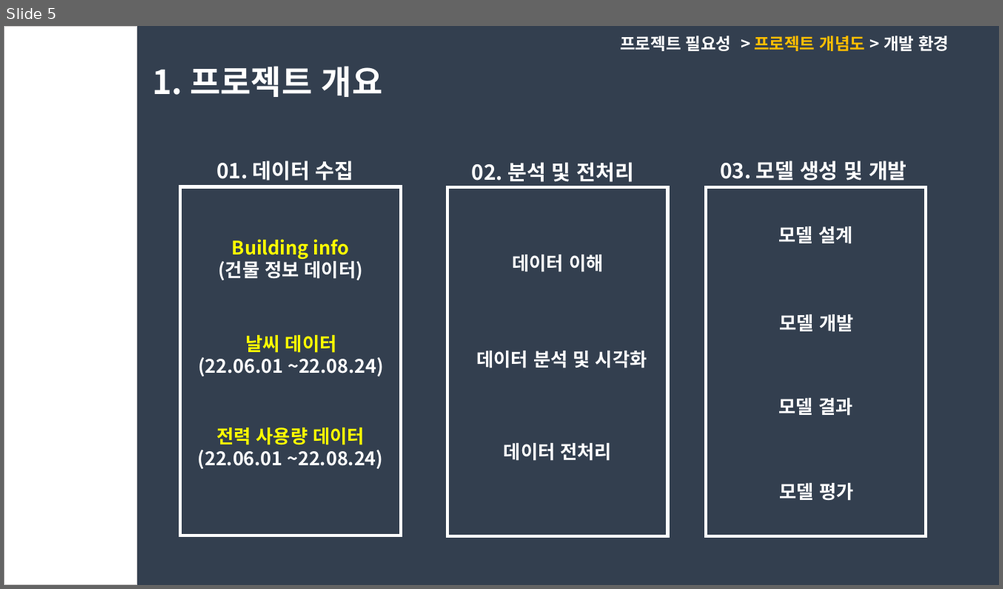
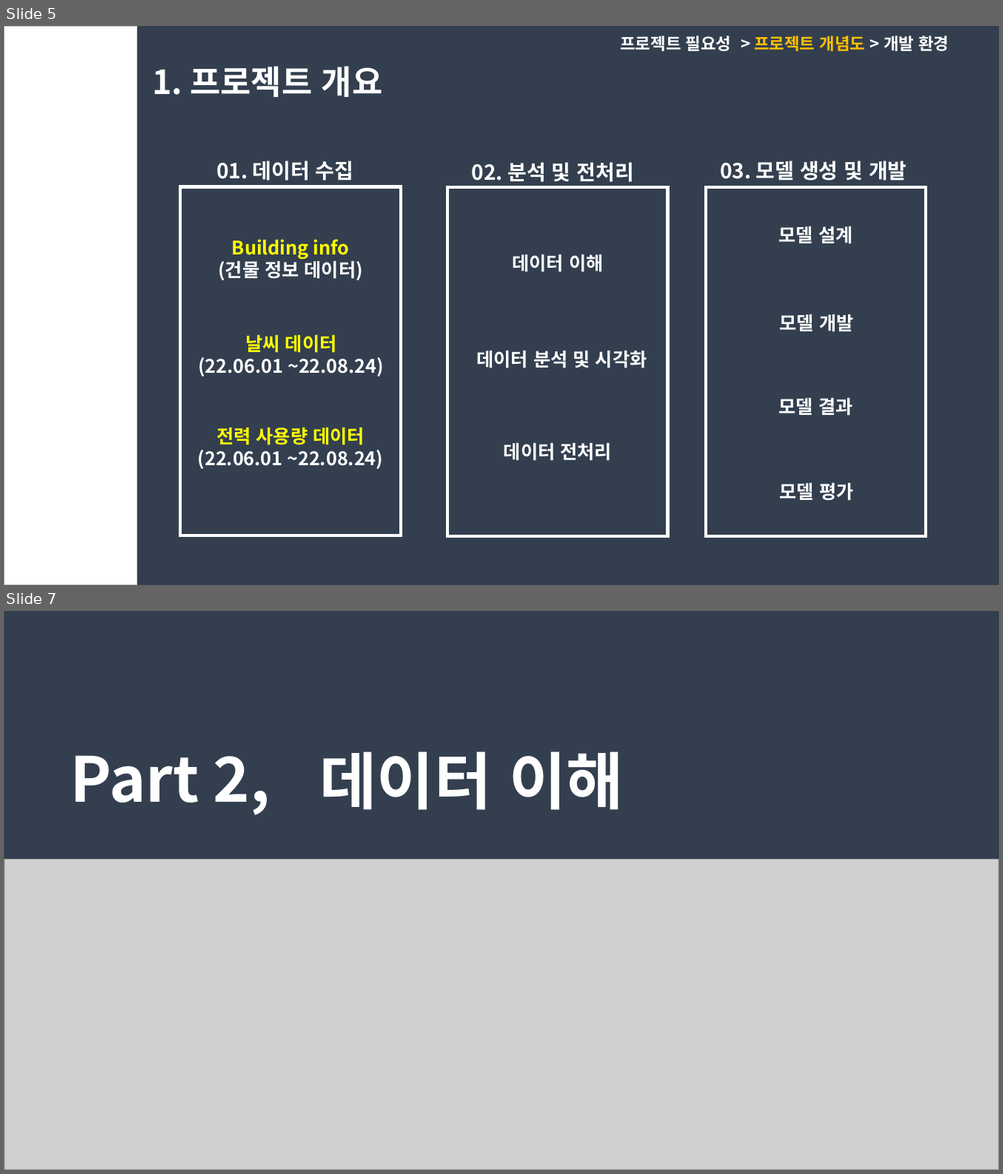
Before and after one commit to dongkieric98/-, a slide deck: electricity.pptx. Shown one above the other, each under a label of ours: slide 5 before the commit, slides 5 and 7 after it; the slides between them are not shown. The pictures are 1003x589 and 1003x1174 pixels, drawn with LibreOffice and Linux fonts; fonts in the diff are those of the drawing; grey boxes stand for pictures. Boxes give left, top, right and bottom in pixels: in the first picture for what was removed or moved away, otherwise in the second. Text is boxed around its words. In the diff, an @@ line names an element or a change of style, - is before the commit and + after.

Commit message:
Chapter1 제작 완료, Chapter2-1 데이터 설명 완료 (Chapter 2-2 전까지 완료함)

```diff
--- a/electricity.pptx
+++ b/electricity.pptx
@@ slide 7 added at [4, 611, 999, 1170], background #333F50 @@
@@ text added at [71, 755, 270, 815], 60 pt, text #FFFFFF, bold @@
+Part 2,
@@ text added at [320, 752, 623, 810], 60 pt, text #FFFFFF, bold @@
+데이터 이해
@@ picture added at [4, 860, 999, 1170] @@
```
Also in this commit, not shown: 2 slides changed, 4 other slides added, 2 slides removed.
